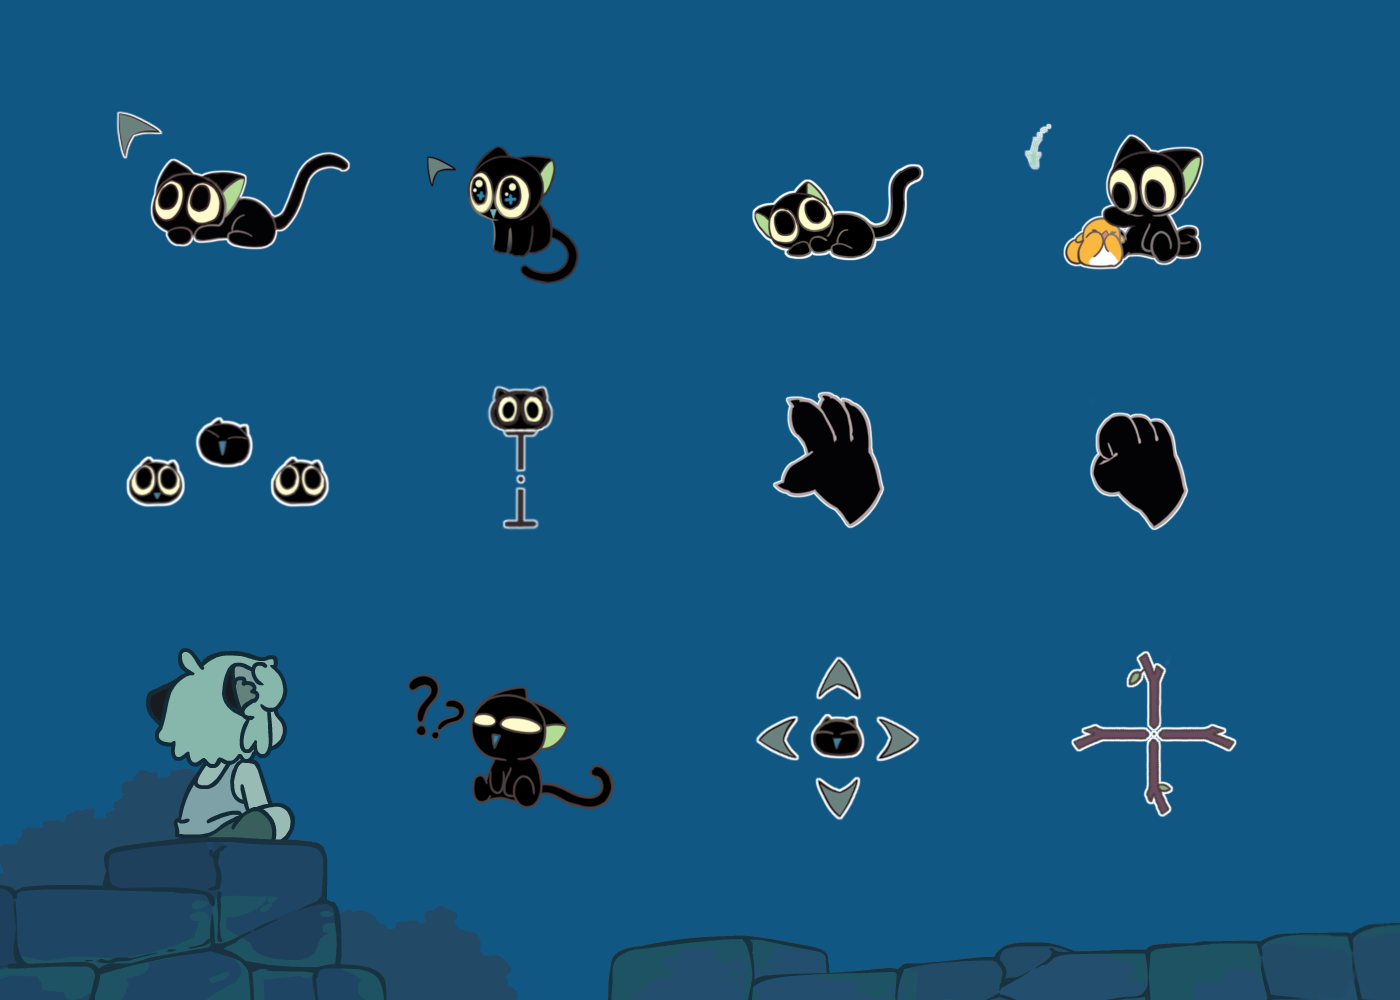
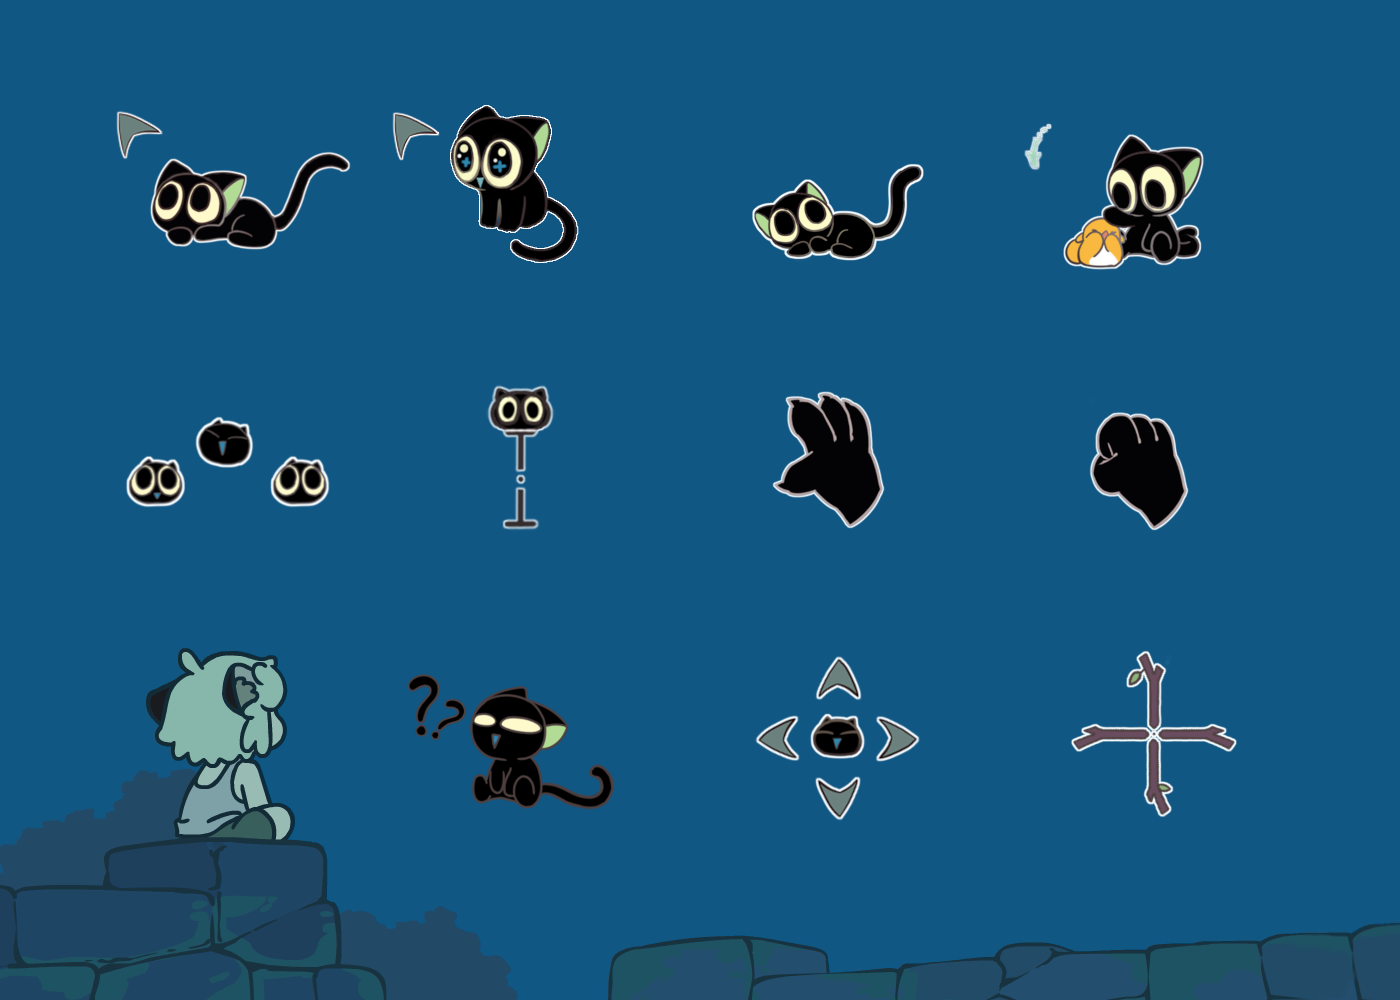
Layer changes from the first 1400 × 1000 image to the second:
added layer "pointer.png #1" above "pointer.png" over [392,105,579,263]
painted on "pointer.png" over [426,145,579,284]